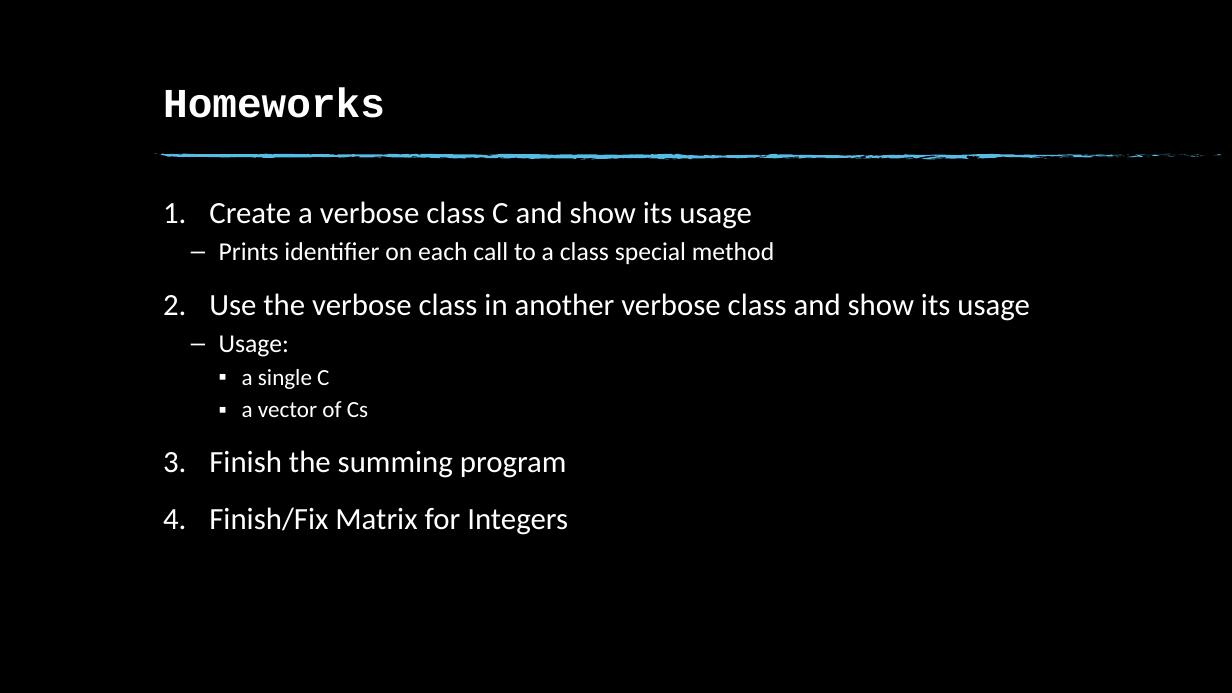
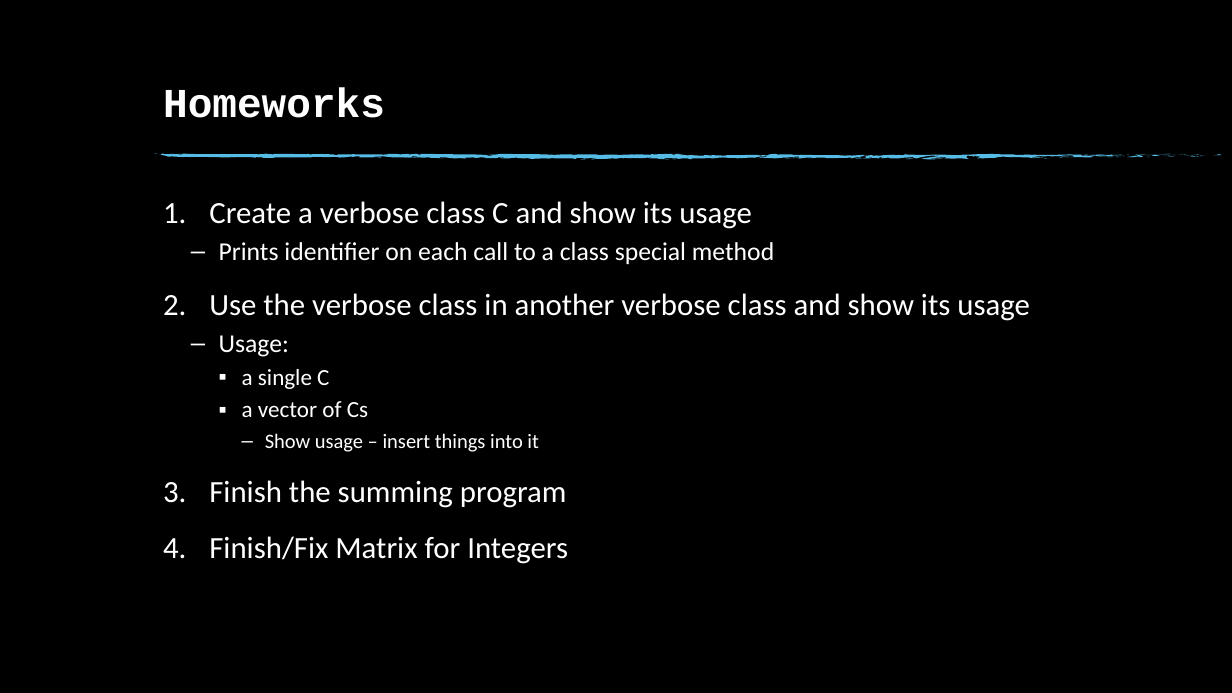
Before and after one commit to fan1x/fan1x.github.io, a slide deck: slide 5 of data/2021-22/cpp/ex04.pptx. Drawn at 1232x693 pixels with LibreOffice and Linux fonts; fonts in the diff are those of the drawing; background and template pictures are left out. Boxes give left, top, right and bottom in pixels: in the first picture for what was removed or moved away, otherwise in the second. Text is boxed around its words. In the diff, an @@ line names an element or a change of style, - is before the commit and + after.

```diff
--- a/data/2021-22/cpp/ex04.pptx
+++ b/data/2021-22/cpp/ex04.pptx
@@ text at [265,433,539,452]: paragraph added @@
+      – Show usage – insert things into it
```
Also in this commit, not shown: 1 other slide changed, 2 other files.
